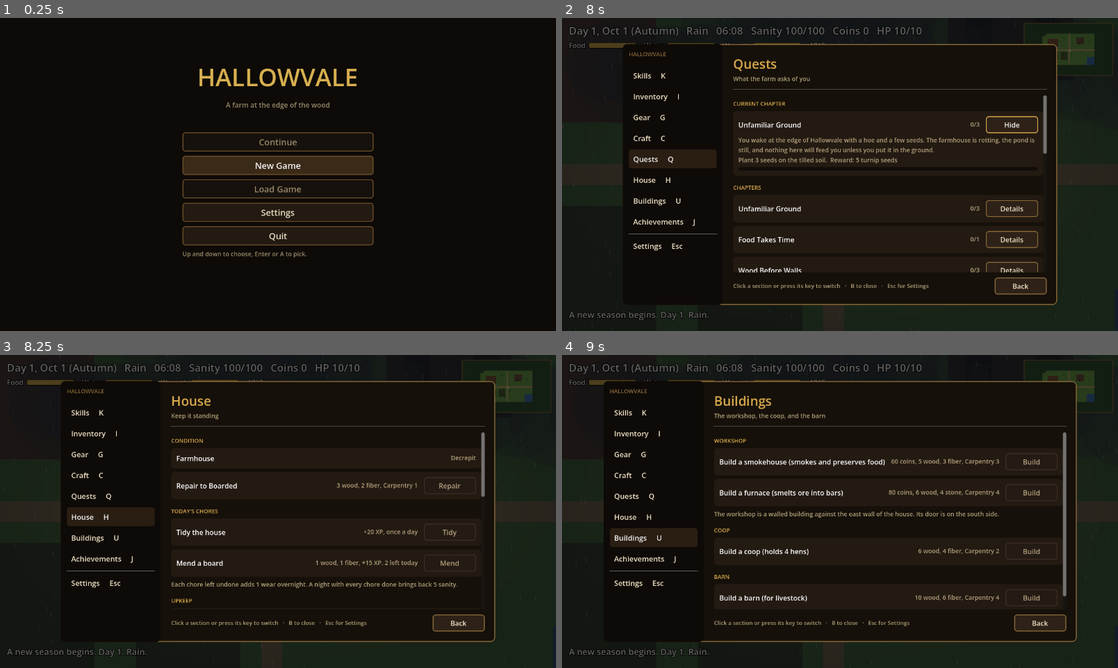
Above: before the commit, frames 1-4 (two rows, left to right).
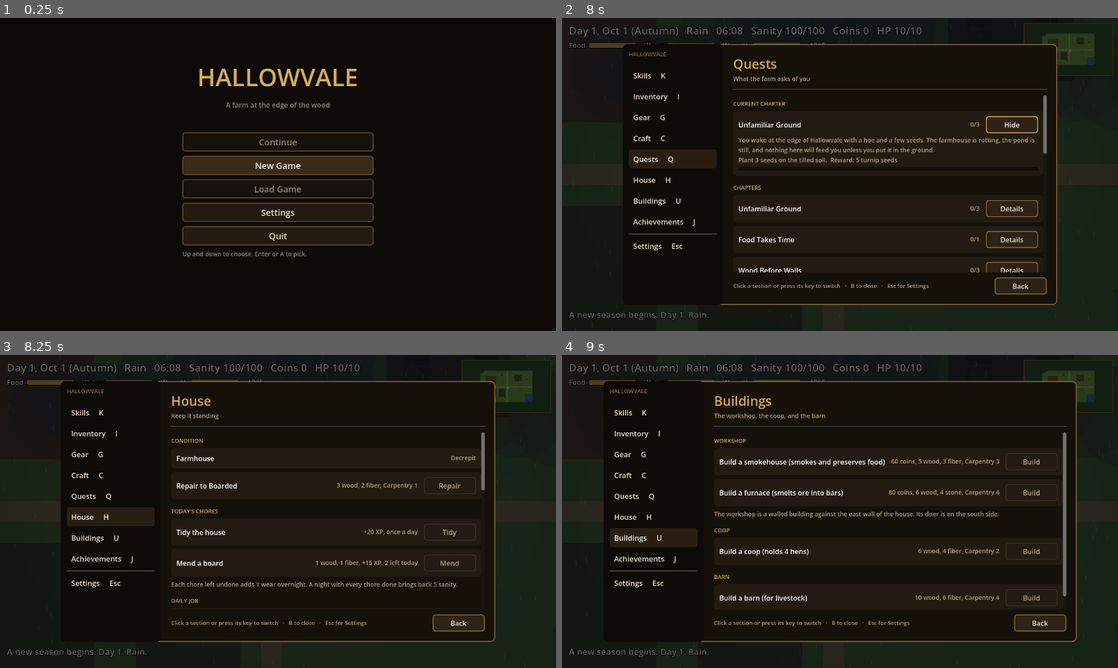
Above: after the commit, the same moments.

Repository: joshj1108/CrowCreekHollow
Game: Godot game, scene res://scenes/main.tscn
Two runs of this game, one before a commit and one after it. Both use one fixed random seed, a clock stepped at 60 frames per second and the inputs below.
Inputs (mouse positions are in pixels of both pictures, inside the frame that each line leads up to):
- Up to frame 1 (0.25 s): no input
- Up to frame 2 (8 s): click "New Game" at 0.5 s; click "Slot 1: empty" at 1.25 s; click "Menu" at 2 s; click "Skills K" at 2.75 s; tap Space (use) at 3.5 s; move the mouse to (962, 158) at 3.52 s; hold D (move_right) 3.53-4.25 s; tap C (craft) at 3.6 s; click (962, 158) at 3.67 s; tap G (gear) at 3.8 s; click "Inventory I" at 4.25 s; click "Gear G" at 5 s; click "Craft C" at 5.75 s; click "Cooking" at 6.5 s; click "Quests Q" at 7.25 s
- Up to frame 3 (8.25 s): click "House H" at 8 s
- Up to frame 4 (9 s): click "Buildings U" at 8.75 s

Frames 1-2 are identical in both runs. In frame 3, less than 0.1% of the frame differs, in the area x 30-88%, y 42-80%; in frame 4, nothing differs.

Commit message:
Add two seasonal events and a daily job board
All Hallows (October 31) halves the night's sanity loss. Winter Feast
(January 1) adds two meals and a bandage to the pack. The House panel
gets one daily job, rotating through crops, fish, wood, stone, resin,
meals, and preserves; delivering pays coins and skill XP once a day.
The job sits outside the chores, so skipping it adds no wear.

Co-Authored-By: Claude Haiku 5.5 <noreply@anthropic.com>
Claude-Session: https://claude.ai/code/session_016EvHBYyFANDWxunM27u84C

Diff:
--- a/scripts/main.gd
+++ b/scripts/main.gd
@@ -148,6 +148,10 @@
 		"text": "The soil is soft after the winter. Crops that were watered grow an extra stage."},
 	{"id": "planting_fair", "title": "Planting Fair", "month": "April", "day": 20, "span": 1, "effect": "fair",
 		"text": "The village sends five turnip seeds for the plots. Plant them while the ground is warm."},
+	{"id": "all_hallows", "title": "All Hallows", "month": "October", "day": 31, "span": 1, "effect": "ward",
+		"text": "Lanterns are lit along the road for the longest-feared night of the year. The dark costs less sanity tonight."},
+	{"id": "winter_feast", "title": "Winter Feast", "month": "January", "day": 1, "span": 1, "effect": "feast",
+		"text": "The neighbours bring a feast against the cold: two meals and a bandage go in your pack."},
 	{"id": "midsummer_heat", "title": "Midsummer Heat", "month": "June", "day": 21, "span": 3, "effect": "heat",
 		"text": "A dry heat settles over the valley for three days. The sky stays clear, so the crops need watering every morning."},
 ]
@@ -717,7 +721,7 @@
 var grove_felled := {}
 var quarry := {}                                   # Ashford quarry rocks, village tile -> true
 var rocks := {}                                  # world tile -> true for unbroken rocks
-var stats := {"planted": 0, "harvested": 0, "gathered": 0, "slept": 0, "tidied": 0,
+var stats := {"jobs": 0, "planted": 0, "harvested": 0, "gathered": 0, "slept": 0, "tidied": 0,
 	"fished": 0, "caught": 0, "mended": 0, "cleansed": 0, "cooked": 0, "eaten": 0,
 	"pumpkins": 0, "collapses": 0, "events": 0, "sold": 0, "spoiled": 0,
 	"talks": 0, "defeated": 0, "delivered": 0, "stalkers": 0, "visited": 0, "crops_given": 0, "preserved": 0, "felled": 0, "mined": 0,
@@ -742,6 +746,18 @@
 var hen_goal: Array = []          # where each hen is walking to
 var hen_wait: Array = []          # seconds before a hen picks its next spot
 var hens := 0
+# The daily job: one delivery a day, rotating through these. Turn the items in for coins and XP.
+const JOBS := [
+	{"id": "crops", "name": "Deliver crops", "need": {"crops": 3}, "coins": 30, "skill": "Farming", "xp": 12},
+	{"id": "fish", "name": "Deliver fish", "need": {"fish": 2}, "coins": 26, "skill": "Fishing", "xp": 12},
+	{"id": "wood", "name": "Deliver wood", "need": {"wood": 6}, "coins": 24, "skill": "Forestry", "xp": 12},
+	{"id": "stone", "name": "Deliver stone", "need": {"stone": 4}, "coins": 22, "skill": "Mining", "xp": 12},
+	{"id": "resin", "name": "Deliver resin", "need": {"resin": 3}, "coins": 20, "skill": "Bushcrafting", "xp": 12},
+	{"id": "meals", "name": "Deliver meals", "need": {"meals": 2}, "coins": 34, "skill": "Cooking", "xp": 12},
+	{"id": "preserved", "name": "Deliver preserves", "need": {"smoked": 1, "dried": 1}, "coins": 40, "skill": "Cooking", "xp": 16},
+]
+var job_done_day := -1   # the last day the daily job was turned in
+
 var hens_fed_day := -1              # the last day the hens were fed
 var hen_unfed_days := 0
 var goat_layer: Node2D              # the goats in the barn yard, drawn on their own layer
@@ -1898,6 +1914,9 @@
 	if action_id.begins_with("gear_pick:"):
 		gear_selected = action_id.trim_prefix("gear_pick:")
 		_refresh_panel()
+		return
+	if action_id == "job":
+		_do_job()
 		return
 	if action_id == "use_bandage":
 		_use_bandage()
@@ -2702,6 +2721,7 @@
 				row["enabled"] = chore["enabled"]
 		rows.append(row)
 	rows.append({"note": "Each chore left undone adds 1 wear overnight. A night with every chore done brings back %d sanity." % WELL_KEPT_SANITY})
+	rows.append_array(_job_rows())
 	rows.append({"section": "Upkeep"})
 	rows.append({"name": "Wear", "value": "%d of %d" % [wear, WEAR_MAX], "progress": float(wear) / float(WEAR_MAX)})
 	rows.append({"note": "The house wears a little each night. Mending, tidying, and repairs bring it down. At %d wear, rain ruins a crop overnight. At %d, a fox can get into the coop. A third plot opens at Farming %d once the house is Patched." % [WEAR_RUNDOWN, WEAR_FOX, PLOT_THREE_LEVEL]})
@@ -5532,6 +5552,57 @@
 
 
 # The day's chores. Each is done or not. Chores left undone wear the house overnight.
+func _job_today() -> Dictionary:
+	return JOBS[day % JOBS.size()]
+
+
+func _job_need_text(job: Dictionary) -> String:
+	var parts: Array = []
+	for item in job["need"].keys():
+		parts.append("%d %s" % [int(job["need"][item]), str(item).replace("_", " ")])
+	return ", ".join(parts)
+
+
+func _can_do_job() -> bool:
+	if job_done_day == day:
+		return false
+	var job := _job_today()
+	for item in job["need"].keys():
+		if _held(str(item)) < int(job["need"][item]):
+			return false
+	return true
+
+
+func _do_job() -> void:
+	if not _can_do_job():
+		_show_message("You don't have what the job asks for, or you've done it today.")
+		return
+	var job := _job_today()
+	for item in job["need"].keys():
+		var n := int(job["need"][item])
+		if materials.has(str(item)):
+			materials[item] -= n
+		else:
+			inventory[item] -= n
+	money += int(job["coins"])
+	_grant_xp(str(job["skill"]), int(job["xp"]))
+	job_done_day = day
+	stats["jobs"] += 1
+	play_sfx("coin")
+	_show_message("Job done: %s. +%d coins, +%d %s XP" % [str(job["name"]).to_lower(), int(job["coins"]), int(job["xp"]), job["skill"]])
+
+
+func _job_rows() -> Array:
+	var job := _job_today()
+	var done := job_done_day == day
+	var detail := "Done for today." if done else "Needs %s. Pays %d coins and %d %s XP." % [_job_need_text(job), int(job["coins"]), int(job["xp"]), job["skill"]]
+	var row := {"name": str(job["name"]), "value": detail, "enabled": _can_do_job()}
+	if not done:
+		row["button"] = "Deliver"
+		row["action"] = "job"
+	return [{"section": "Daily job"}, row, {"note": "One job a day, separate from the chores. It doesn't add wear to the house."}]
+
+
 func _chore_list() -> Array:
 	var chores: Array = []
 	chores.append({"name": "Tidy the house", "detail": "+%d XP, once a day" % XP_TIDY, "done": tidied_day == day, "button": "Tidy", "action": "tidy", "enabled": _can_tidy()})
@@ -5607,6 +5678,9 @@
 			_change_sanity(10.0)
 		elif ev["effect"] == "fair":
 			inventory["seeds"] += 5
+		elif ev["effect"] == "feast":
+			inventory["meals"] += 2
+			inventory["bandage"] += 1
 		note += " %s: %s" % [ev["title"], ev["text"]]
 	return note
 
@@ -5894,7 +5968,7 @@
 	if inside:
 		rate = 0.1 + (0.05 if house_stage >= 1 else 0.0)   # the house is shelter
 	elif darkness > 0.5:
-		rate = -0.05                 # the dark wears on you
+		rate = -0.05 * (0.5 if _event_active("ward") else 1.0)   # the dark wears on you; lanterns ward it on All Hallows
 	_change_sanity(rate * delta)
 
 
@@ -5914,7 +5988,7 @@
 			tonight_shadow = _world_tile(HOUSE_IX + HOUSE_W, HOUSE_IY + 1)
 		_:
 			tonight_shadow = Vector2i(-1, -1)
-	var hit: float = float(ev["sanity"]) * (2.0 if _event_active("dread") else 1.0)
+	var hit: float = float(ev["sanity"]) * (2.0 if _event_active("dread") else 1.0) * (0.5 if _event_active("ward") else 1.0)
 	_change_sanity(hit)
 	_show_message(ev["message"])
 	queue_redraw()
@@ -6085,6 +6159,7 @@
 		"lantern_tier": lantern_tier,
 		"house_stage": house_stage,
 		"tidied_day": tidied_day,
+		"job_done_day": job_done_day,
 		"mend_day": mend_day,
 		"mends_today": mends_today,
 		"cleanse_day": cleanse_day,
@@ -6154,6 +6229,7 @@
 	lantern_tier = int(data.get("lantern_tier", 0))
 	house_stage = int(data.get("house_stage", 0))
 	tidied_day = int(data.get("tidied_day", 0))
+	job_done_day = int(data.get("job_done_day", -1))
 	mend_day = int(data.get("mend_day", 0))
 	mends_today = int(data.get("mends_today", 0))
 	cleanse_day = int(data.get("cleanse_day", 0))
Not shown, changed: DESIGN.md
